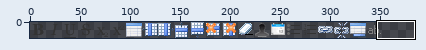
Two versions of one sprite sheet, WebContent/images/base.png. Above: a wide view before the commit, with the close-up outlined.
Close-up. Earlier state:
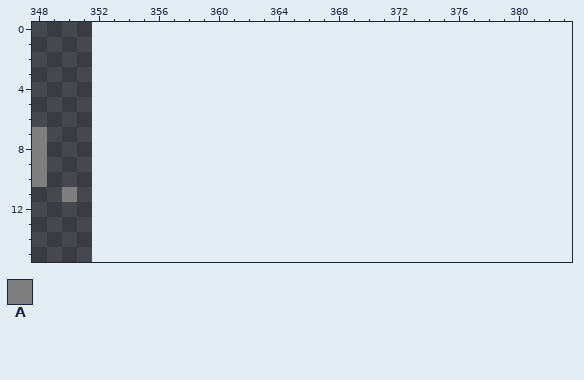
The file is 352x16 pixels. Pixels under 10% opacity are left out. Colours within 5 levels of each other are drawn and written as one. Shown: x 348..383, y 0..15. The old version is drawn lined up with the new one, on the new canvas.
Palette (. is transparent): A #7f7f7f
Pixels before, first column x 348:
 7 A..
 8 A..
 9 A..
10 A..
11 ..A
Now the later version:
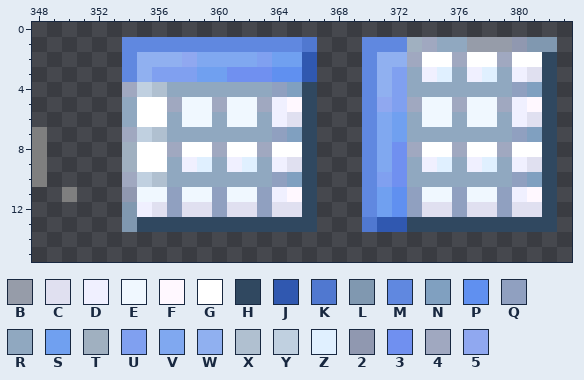
Colours new in this view: B #969ca9  C #e0e0f0  D #f0f0ff  E #f0f8ff  F #fff8ff  G #ffffff  H #304860  J #3058b0  K #5078d0  L #8098b0  M #6088e0  N #80a0c0  P #6090f0  Q #90a0c0  R #90a8c0  S #70a0f0  T #a0b0c0  U #80a0f0  V #80a8f0  W #90b0f0  X #b0c0d0  Y #c0d0e0  Z #e0f0ff  2 #9098b0  3 #7090f0  4 #a0a8c0  5 #90a8f0
Commit message: Added table example and sprite icons.
Difference:
canvas 352x16 -> 384x16
There is now colour 2 in row 1 at x 380; in row 11 at x 354.
There is now colour 3 in row 3 at x 361 to 363; in rows 8 to 10 at x 372.
There is now colour 4 in row 1 at x 374; in row 2 at x 373, 376 and 379; in row 4 at x 354; in row 5 at x 357, 360, 363, 373, 376 and 379; in row 7 at x 354; in row 8 at x 357, 360, 363, 373, 376 and 379.
There is now colour 4 in row 10 at x 354.
There is now colour 5 in row 2 at x 358; in row 5 at x 371.
There is now colour B in row 1 at x 377 to 379.
There is now colour C in row 3 at x 381; in row 6 at x 365 and 381; in row 9 at x 365 and 381; in row 12 at x 356, 358 to 359, 361 to 362, 364 to 365, 374 to 375, 377 to 378 and 380 to 381.
There is now colour D in row 3 at x 374, 377 and 380; in rows 5 to 6 at x 364 and 380; in row 9 at x 358, 361, 364, 374, 377 and 380; in row 11 at x 364 and 380; in row 12 at x 355.
There is now colour E in rows 5 to 6 at x 358 to 359, 361 to 362, 374 to 375 and 377 to 378; in row 11 at x 355 to 356, 358 to 359, 361 to 362, 374 to 375 and 377 to 378.
There is now colour F in row 5 at x 365 and 381; in row 11 at x 365 and 381.
There is now colour G in row 2 at x 374 to 375, 377 to 378 and 380 to 381; in rows 5 to 6 at x 355 to 356; in row 8 at x 355 to 356, 358 to 359, 361 to 362, 364 to 365, 374 to 375, 377 to 378 and 380 to 381; in row 9 at x 355 to 356.
There is now colour H in rows 2 to 3 at x 382; in rows 4 to 12 at x 366 and 382; in row 13 at x 355 to 366 and 373 to 382.
There is now colour J in rows 2 to 3 at x 366; in row 13 at x 371 to 372.
There is now colour K in row 1 at x 366; in row 13 at x 370.
There is now colour L in row 1 at x 381 to 382; in rows 12 to 13 at x 354.
There is now colour M in row 1 at x 354 to 365 and 370 to 372; in rows 2 to 3 at x 354 and 370; in rows 4 to 12 at x 370.
There is now colour N in row 4 at x 365 and 381; in row 7 at x 365 and 381; in row 10 at x 365 and 381.
There is now colour P in row 3 at x 364 to 365; in rows 11 to 12 at x 372.
There is now colour Q in row 4 at x 364 and 380; in row 7 at x 364 and 380; in row 10 at x 364 and 380; in rows 11 to 12 at x 357, 360, 363, 373, 376 and 379.
There is now colour R in row 1 at x 375 to 376; in row 3 at x 373, 376 and 379; in row 4 at x 357 to 363 and 373 to 379; in row 5 at x 354; in row 6 at x 354, 357, 360, 363, 373, 376 and 379; in row 7 at x 357 to 363 and 373 to 379.
There is now colour R in row 9 at x 357, 360, 363, 373, 376 and 379; in row 10 at x 357 to 363 and 373 to 379.
There is now colour S in row 2 at x 364 to 365; in row 3 at x 359 to 360; in rows 6 to 7 at x 372; in rows 11 to 12 at x 371.
There is now colour T in row 1 at x 373; in rows 8 to 9 at x 354.
There is now colour U in row 2 at x 363; in row 3 at x 356 to 358 and 372; in rows 4 to 5 at x 372; in row 10 at x 371.
There is now colour V in row 2 at x 359 to 362; in rows 6 to 9 at x 371.
There is now colour W in row 2 at x 355 to 357 and 371 to 372; in row 3 at x 355 and 371; in row 4 at x 371.
There is now colour X in row 4 at x 356; in row 7 at x 356; in row 10 at x 356.
There is now colour Y in row 4 at x 355; in row 7 at x 355; in row 10 at x 355.
There is now colour Z in row 3 at x 375 and 378; in row 9 at x 359, 362, 375 and 378.
Pixel boxes of the changes (left, top, right, bottom) in both close-ups:
added: (122, 37, 557, 232)
